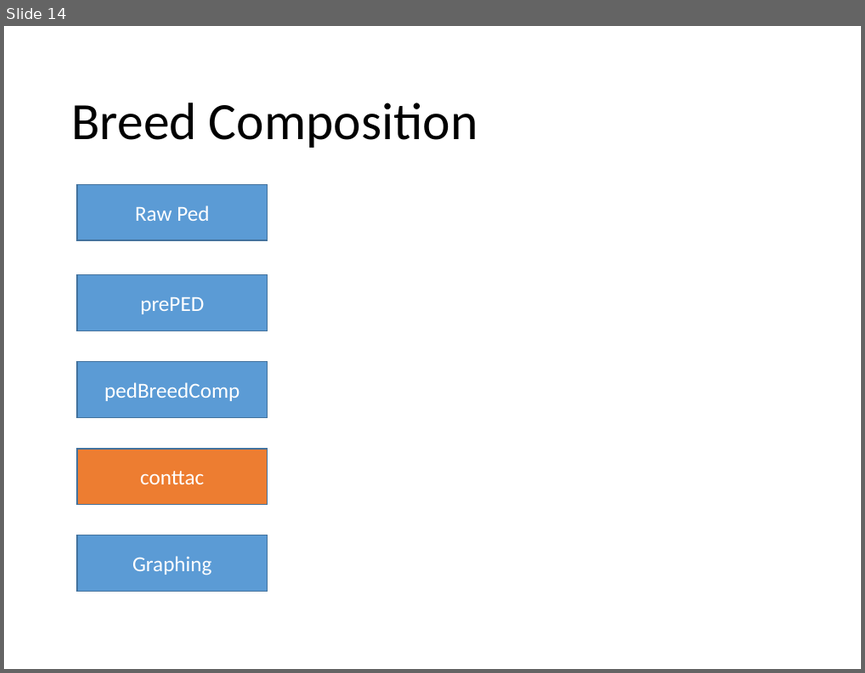
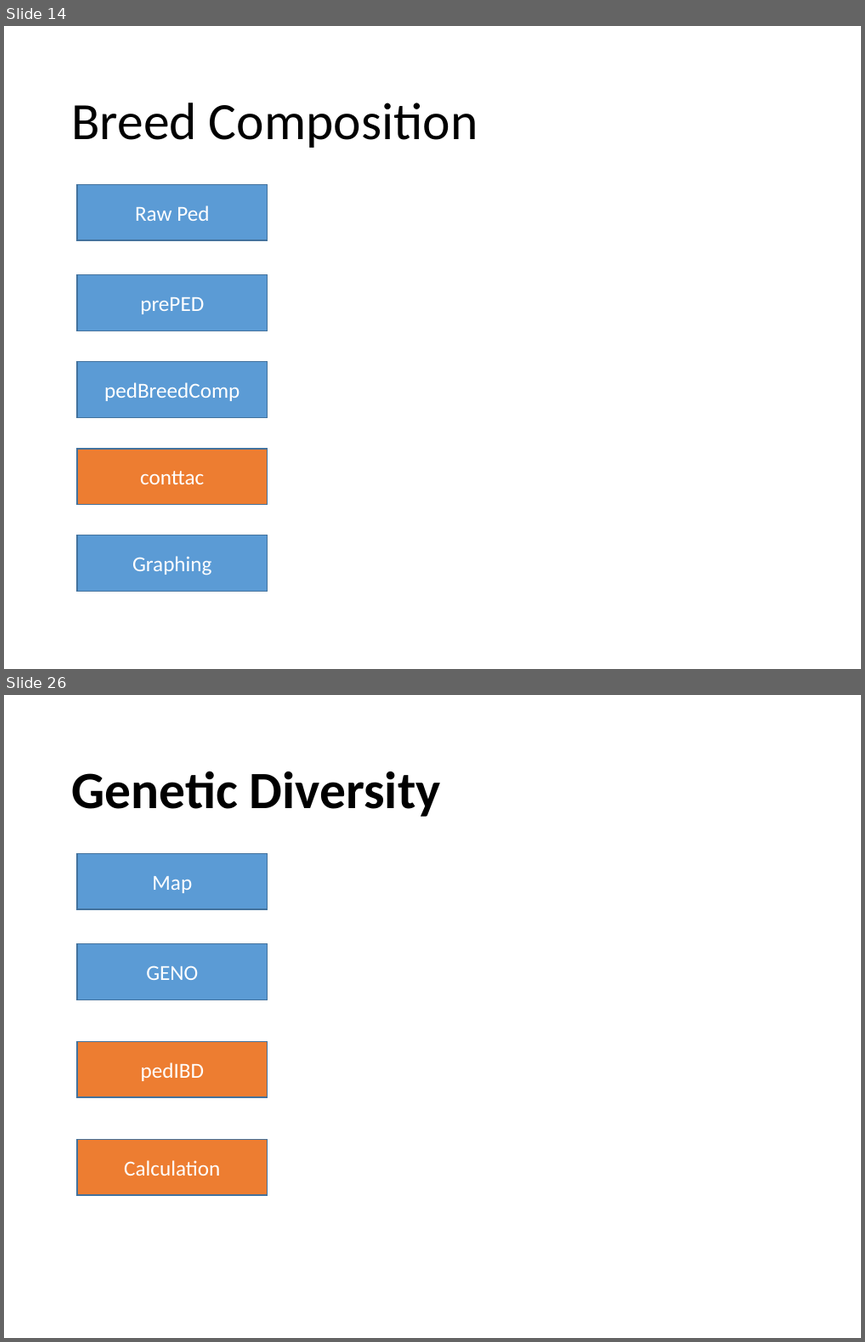
Before and after one commit to mahboob82/optiSelTool, a slide deck: docs/OCS.pptx. Shown one above the other, each under a label of ours: slide 14 before the commit, slides 14 and 26 after it; the slides between them are not shown. The pictures are 865x673 and 865x1342 pixels, drawn with LibreOffice and Linux fonts; fonts in the diff are those of the drawing. Boxes give left, top, right and bottom in pixels: in the first picture for what was removed or moved away, otherwise in the second. Text is boxed around its words. In the diff, an @@ line names an element or a change of style, - is before the commit and + after.

```diff
--- a/docs/OCS.pptx
+++ b/docs/OCS.pptx
@@ slide 26 added at bbox=[4, 695, 861, 1338], background #FFFFFF @@
@@ title added at bbox=[71, 771, 441, 817], 44 pt, text #000000, bold @@
+Genetic Diversity
@@ rectangle added at bbox=[77, 853, 267, 909], fill #5B9BD5, outline #43739E 1 pt, 18 pt, text #FFFFFF @@
+Map
@@ rectangle added at bbox=[77, 943, 267, 999], fill #5B9BD5, outline #43739E 1 pt, 18 pt, text #FFFFFF @@
+GENO
@@ rectangle added at bbox=[77, 1041, 267, 1097], fill #ED7D31, outline #43739E 1 pt, 18 pt, text #FFFFFF @@
+pedIBD
@@ rectangle added at bbox=[77, 1139, 267, 1195], fill #ED7D31, outline #43739E 1 pt, 18 pt, text #FFFFFF @@
+Calculation
```
Also in this commit, not shown: 19 other slides added, 1 other file.
